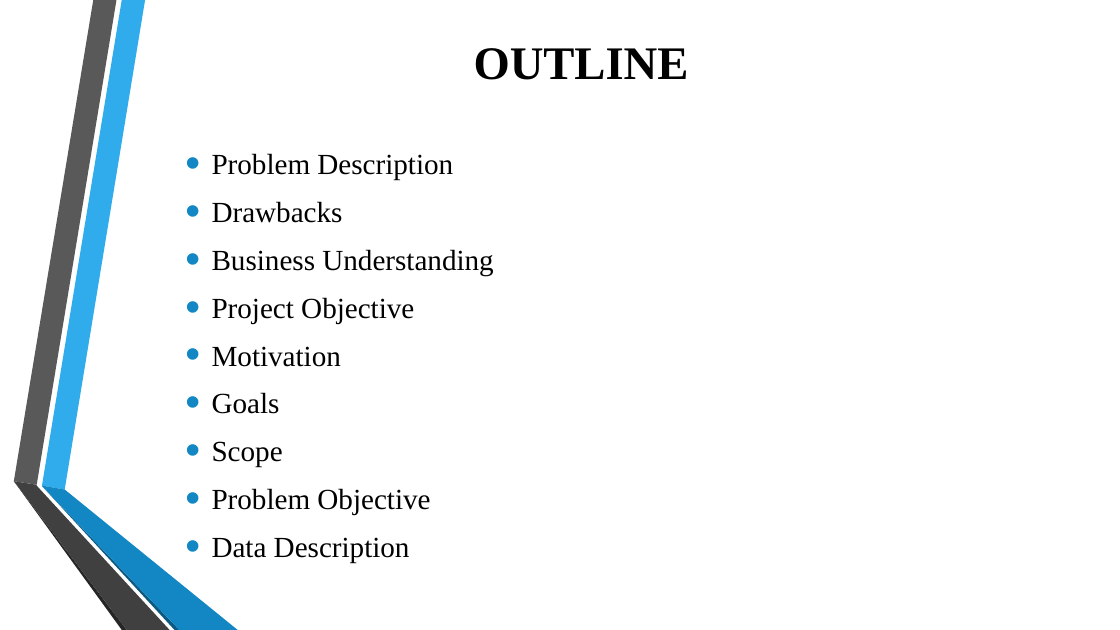
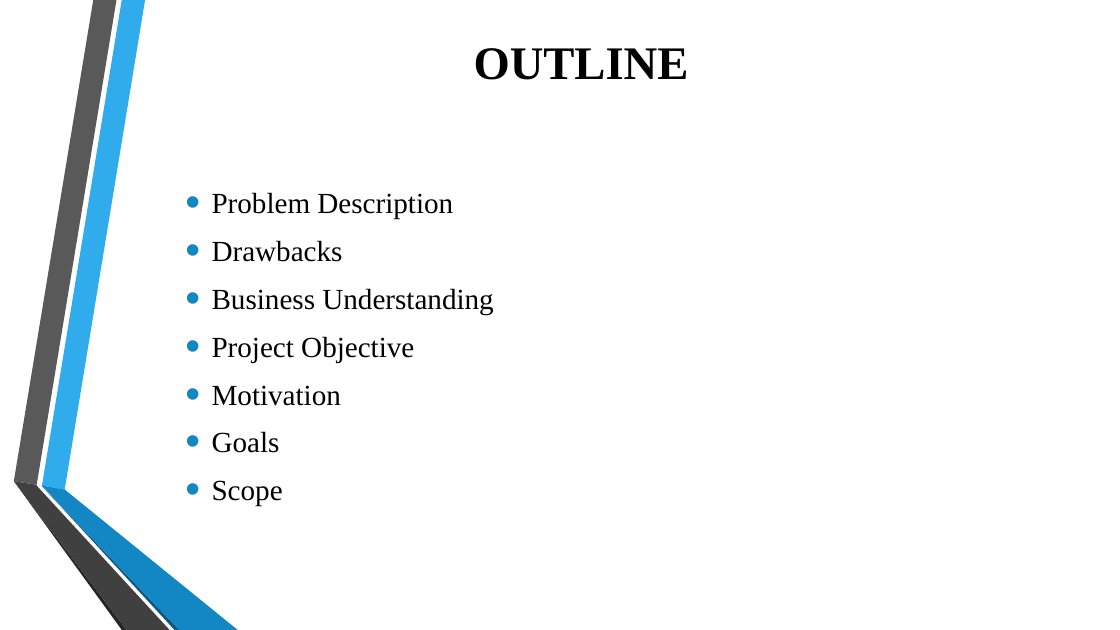
Before and after one commit to nihitjain11/IBM_MiniProject-II, a slide deck: slide 2 of Presentation1.pptx. Drawn at 1120x630 pixels with LibreOffice and Linux fonts; fonts in the diff are those of the drawing; background and template pictures are left out. Boxes give left, top, right and bottom in pixels: in the first picture for what was removed or moved away, otherwise in the second. Text is boxed around its words. In the diff, an @@ line names an element or a change of style, - is before the commit and + after.

```diff
--- a/Presentation1.pptx
+++ b/Presentation1.pptx
@@ text at [212,488,430,562]: paragraphs removed @@
-• Problem Objective
-• Data Description
```
Also in this commit, not shown: 5 other slides changed, 5 slides added, 2 slides removed.
